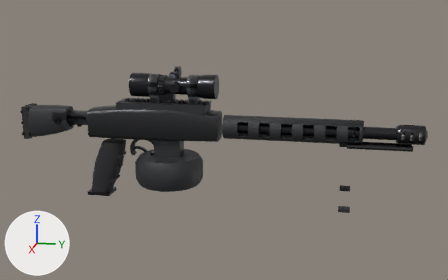
Renders of the Blender file assets/source/wpn_particle_lmg.blend from each side of a commit.
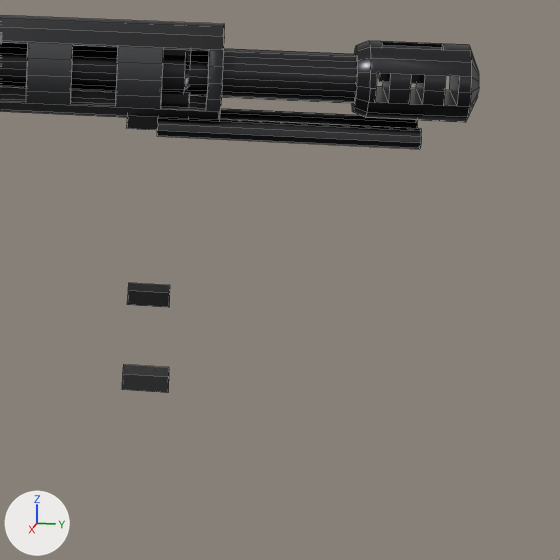
Each version is shown whole from a 50 mm lens placed at (1.232, 0.395, 0.312), pointed at (-0.002, 0.149, 0.003), then close up on the part from 69% to 100% of the width and 41% to 91% of the height. The axes (+X, +Y, +Z) are drawn at lower left. The lights are the same throughout. The last two pictures show the newer version. The close-ups show mesh edges as thin lines.

Names of what the first close-up shows: 'wpn_particle_lmg'.
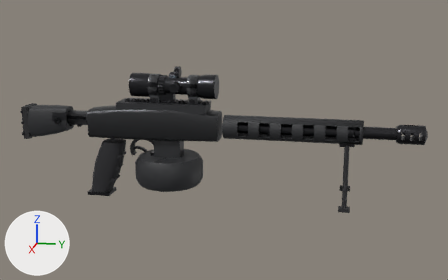
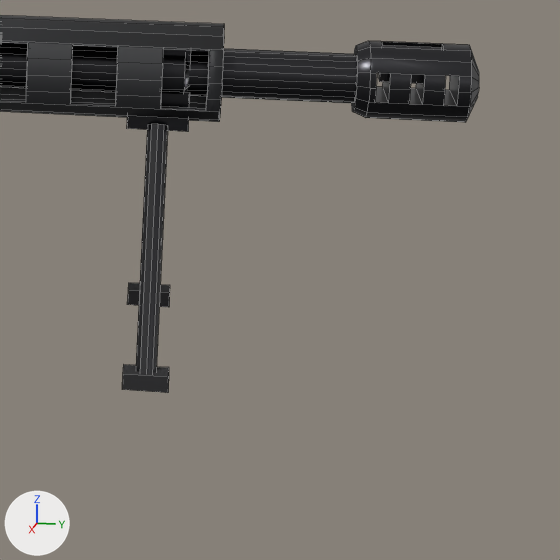
Patch to the scene script:
```diff
--- a/assets/source/wpn_particle_lmg.blend.py
+++ b/assets/source/wpn_particle_lmg.blend.py
@@ me_wpn_particle_lmg_mesh @@
 me_wpn_particle_lmg_mesh.from_pydata(...)  # 2400 vertices, 1821 faces; spans x -0.073..0.073, y -0.295..0.552, z -0.129..0.153
 # used by ob_wpn_particle_lmg; location = (0.0, 0.0, 0.0)
+# me_wpn_particle_lmg_mesh part 1: the loose piece of 30 vertices spanning x -0.016..-0.006, y 0.4..0.526, z 0.001..0.011 is multiplied about its middle by the matrix ((0.808, -0.438, -0.394), (0.438, 0.0, 0.899), (-0.394, -0.899, 0.192)), then moved by (-0.028, -0.063, -0.057)
+# me_wpn_particle_lmg_mesh part 2: the loose piece of 30 vertices spanning x 0.006..0.016, y 0.4..0.526, z 0.001..0.011 is multiplied about its middle by the matrix ((0.808, 0.438, 0.394), (-0.438, 0.0, 0.899), (0.394, -0.899, 0.192)), then moved by (0.028, -0.063, -0.057)
+# me_wpn_particle_lmg_mesh part 3: edges marked sharp go from 2412 to 2410
 me_wpn_particle_lmg_mesh.materials.append(mat_ns_grip)
```

Pixel boxes (x1, y1, x2, y2) of what changed, in the close-ups (560 x 560 px; the box of a moved part takes in the faces that stretch with it):
part 1 of me_wpn_particle_lmg_mesh, moved or reshaped (not visible afterwards): before (220, 109, 417, 128)
part 2 of me_wpn_particle_lmg_mesh, moved or reshaped: before (157, 117, 421, 149); after (136, 124, 168, 373)
part 3 of me_wpn_particle_lmg_mesh, shading changed: (133, 93, 420, 375) in both
